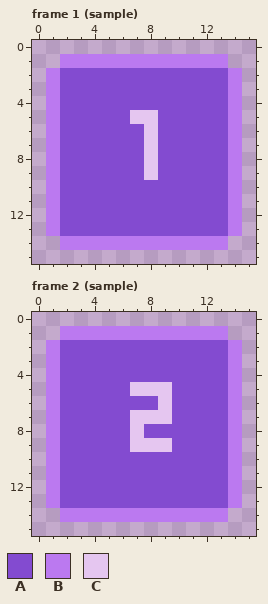
A pixel-art file gets an edit: Assets/AnimationImporter/sample.ase. The first picture shows the starting point.
16x16 pixels, 16 frames. Shown: frame 1 (sample), frame 2 (sample). The commit also changed other frames, which this record leaves out.
Visible layers, top first: "Layer 2", "Layer 3".
Palette (. is transparent): A #834bd0  B #bb79f0  C #e5c6f0
Pixels before, frame 1 (sample), first column x 1:
 1 .BBBBBBBBBBBB.
 2 BAAAAAAAAAAAAB
 3 BAAAAAAAAAAAAB
 4 BAAAAAAAAAAAAB
 5 BAAAAACCAAAAAB
 6 BAAAAAACAAAAAB
 7 BAAAAAACAAAAAB
 8 BAAAAAACAAAAAB
 9 BAAAAAACAAAAAB
10 BAAAAAAAAAAAAB
11 BAAAAAAAAAAAAB
12 BAAAAAAAAAAAAB
13 BAAAAAAAAAAAAB
14 .BBBBBBBBBBBB.
Pixels before, frame 2 (sample), first column x 1:
 1 .BBBBBBBBBBBB.
 2 BAAAAAAAAAAAAB
 3 BAAAAAAAAAAAAB
 4 BAAAAAAAAAAAAB
 5 BAAAAACCCAAAAB
 6 BAAAAAAACAAAAB
 7 BAAAAACCCAAAAB
 8 BAAAAACAAAAAAB
 9 BAAAAACCCAAAAB
10 BAAAAAAAAAAAAB
11 BAAAAAAAAAAAAB
12 BAAAAAAAAAAAAB
13 BAAAAAAAAAAAAB
14 .BBBBBBBBBBBB.
And afterwards:
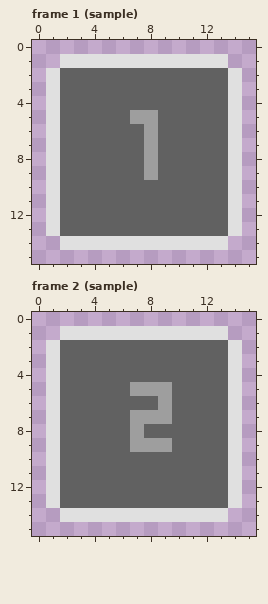
Edits made:
colour A: #834bd0 -> #616161
colour B: #bb79f0 -> #e0e0e0
colour C: #e5c6f0 -> #9e9e9e
Boxes around the changes in both pictures, in picture pixels (x1, y1, x2, y2):
changed: (46, 54, 242, 250)
changed: (46, 326, 242, 522)
